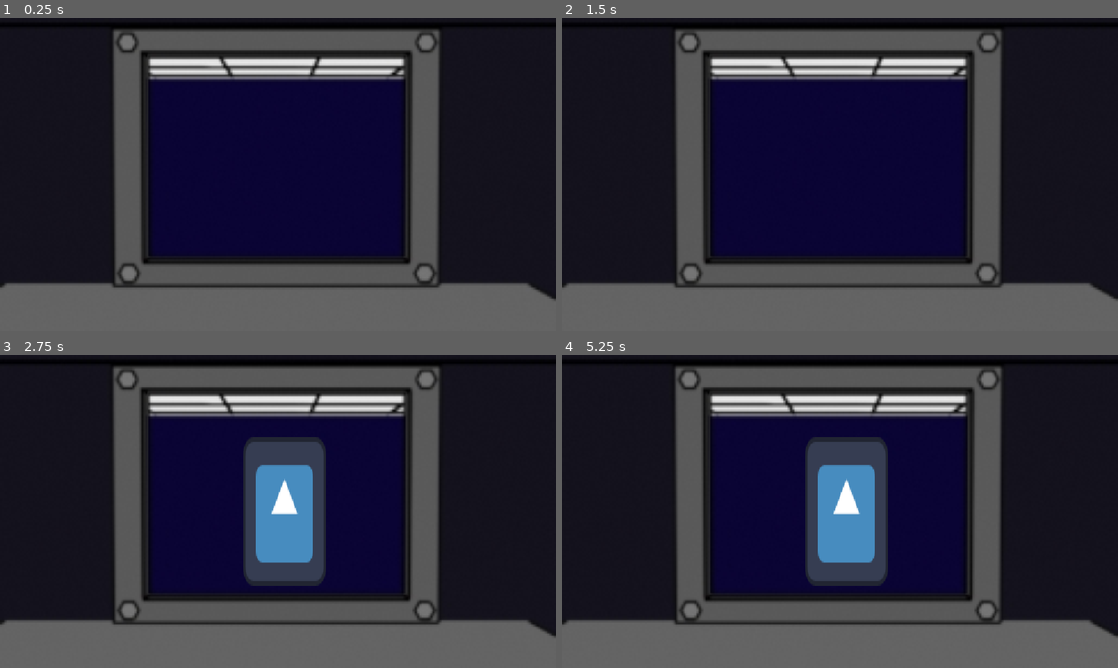
Above: before the commit, frames 1-4 (two rows, left to right).
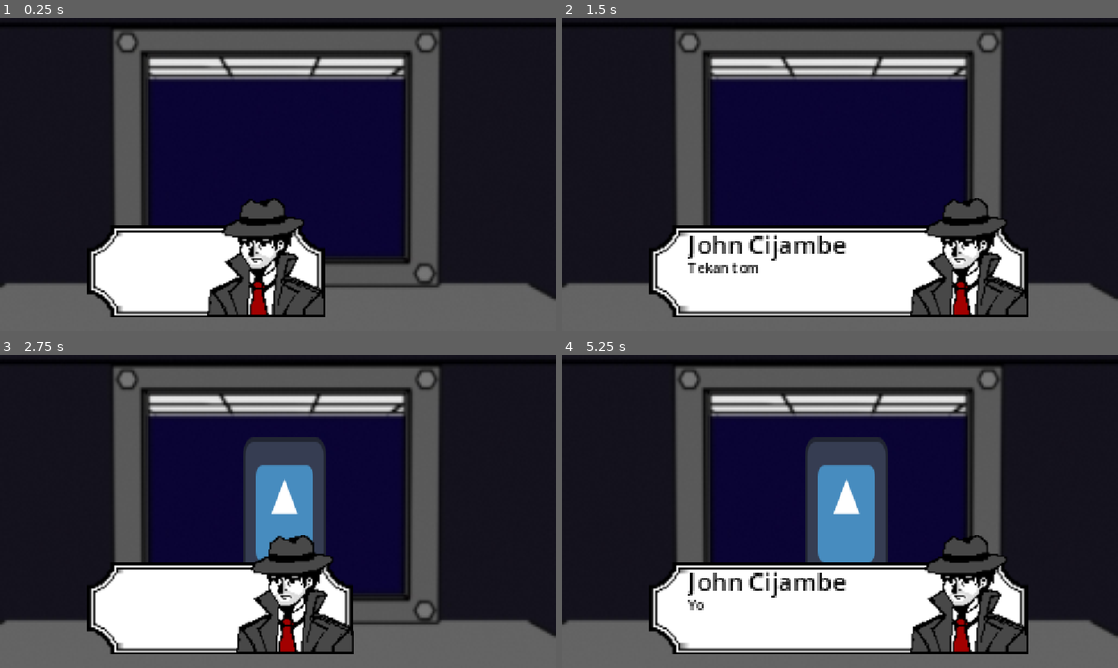
Above: after the commit, the same moments.

Repository: AzkaLufthansa/coral-memory
Game: Godot game, scene res://Scenes/Testing/lobby.tscn
Same seed, same stepped clock (60 frames per second), same inputs: the game is played once before the commit and once after it. The engine's default icon, where the game draws it, is replaced by a stand-in: a white triangle on a blue panel in a dark square.
Inputs (mouse positions are in pixels of both pictures, inside the frame that each line leads up to):
- Up to frame 1 (0.25 s): no input
- Up to frame 2 (1.5 s): no input
- Up to frame 3 (2.75 s): no input
- Up to frame 4 (5.25 s): click (717, 633) at 5 s, where only the run after the commit has a clickable "Tekan tombol"

The runs differ from the first frame. In frame 1, 12% of the frame differs, in the area x 15-59%, y 57-96%; in frame 2, 19%; in frame 3, 13%; in frame 4, 19%, in the area x 15-84%, y 57-96%.

Commit message:
fix and test monodialog

Diff:
--- a/Scenes/Testing/lobby.tscn
+++ b/Scenes/Testing/lobby.tscn
@@ -1,10 +1,13 @@
 [gd_scene format=3 uid="uid://dtlbhpr462ehh"]
 
 [ext_resource type="Texture2D" uid="uid://26876meghs4w" path="res://Assets/Background/background_front_1.png" id="1_0tr0a"]
+[ext_resource type="Script" uid="uid://s5eca12ftlt" path="res://Scripts/lobby.gd" id="1_sa736"]
 [ext_resource type="Texture2D" uid="uid://dgu2sq2tcmvno" path="res://Assets/Background/background_back_1.png" id="2_sa736"]
 [ext_resource type="PackedScene" uid="uid://be5fv78grkofx" path="res://Scenes/NPC/npc.tscn" id="3_gyrgo"]
+[ext_resource type="PackedScene" uid="uid://dfgiutyjmm0ra" path="res://Scenes/Monodialog/md_event_trigger.tscn" id="5_gyrgo"]
 
 [node name="Lobby" type="Node2D" unique_id=1616093097]
+script = ExtResource("1_sa736")
 
 [node name="sprite" type="Node2D" parent="." unique_id=1056924847]
 
@@ -26,3 +29,5 @@
 
 [node name="Camera2D" type="Camera2D" parent="." unique_id=439636361]
 zoom = Vector2(4.5, 4.5)
+
+[node name="MonodialogEventTrigger" parent="." unique_id=1064047786 instance=ExtResource("5_gyrgo")]
--- a/Scripts/Monodialog/md_event_trigger.gd
+++ b/Scripts/Monodialog/md_event_trigger.gd
@@ -68,6 +68,7 @@
 func set_monodialog_state(state):
 	current_state = state
 
-func _on_start_monodialog(character_id_signal, target_branch_id) -> void:
+func _on_start_monodialog(character_id_signal: String, target_branch_id_signal: String) -> void:
 	character_id = character_id_signal
-	start_monodialog(target_branch_id)
+	start_monodialog(target_branch_id_signal)
+	print("Signal received for character: ", character_id_signal, " branch: ", target_branch_id_signal)
--- a/Scripts/Monodialog/monodialog_scene.gd
+++ b/Scripts/Monodialog/monodialog_scene.gd
@@ -25,7 +25,7 @@
 		button.pressed.connect(_on_option_selected.bind(option))
 		$Control/Panel/Options.add_child(button)
 
-	Constants.player["can_move"] = false
+	#Constants.player["can_move"] = false
 	if reappearance:
 		$Control/Panel.size = Vector2(50, 48)
 		var tween := create_tween()
@@ -59,7 +59,7 @@
 	$Control/Panel/Options.visible = false
 	$Timer.start()
 	await tween.finished
-	Constants.player["can_move"] = true
+	#Constants.player["can_move"] = true
 
 #func show_ending(which):
 	#if which == 1:
--- /dev/null
+++ b/Scripts/lobby.gd
@@ -0,0 +1,9 @@
+extends Node2D
+
+# Called when the node enters the scene tree for the first time.
+func _ready() -> void:
+	SignalManager.start_monodialog.emit.call_deferred("mc", "1")
+
+# Called every frame. 'delta' is the elapsed time since the previous frame.
+func _process(delta: float) -> void:
+	pass
--- a/Scripts/npc.gd
+++ b/Scripts/npc.gd
@@ -29,3 +29,4 @@
 
 func _on_reached_window() -> void:
 	print("NPC sampai di jendela!")
+	SignalManager.start_monodialog.emit.call_deferred("mc", "1")
Not shown, added: Scripts/lobby.gd.uid
